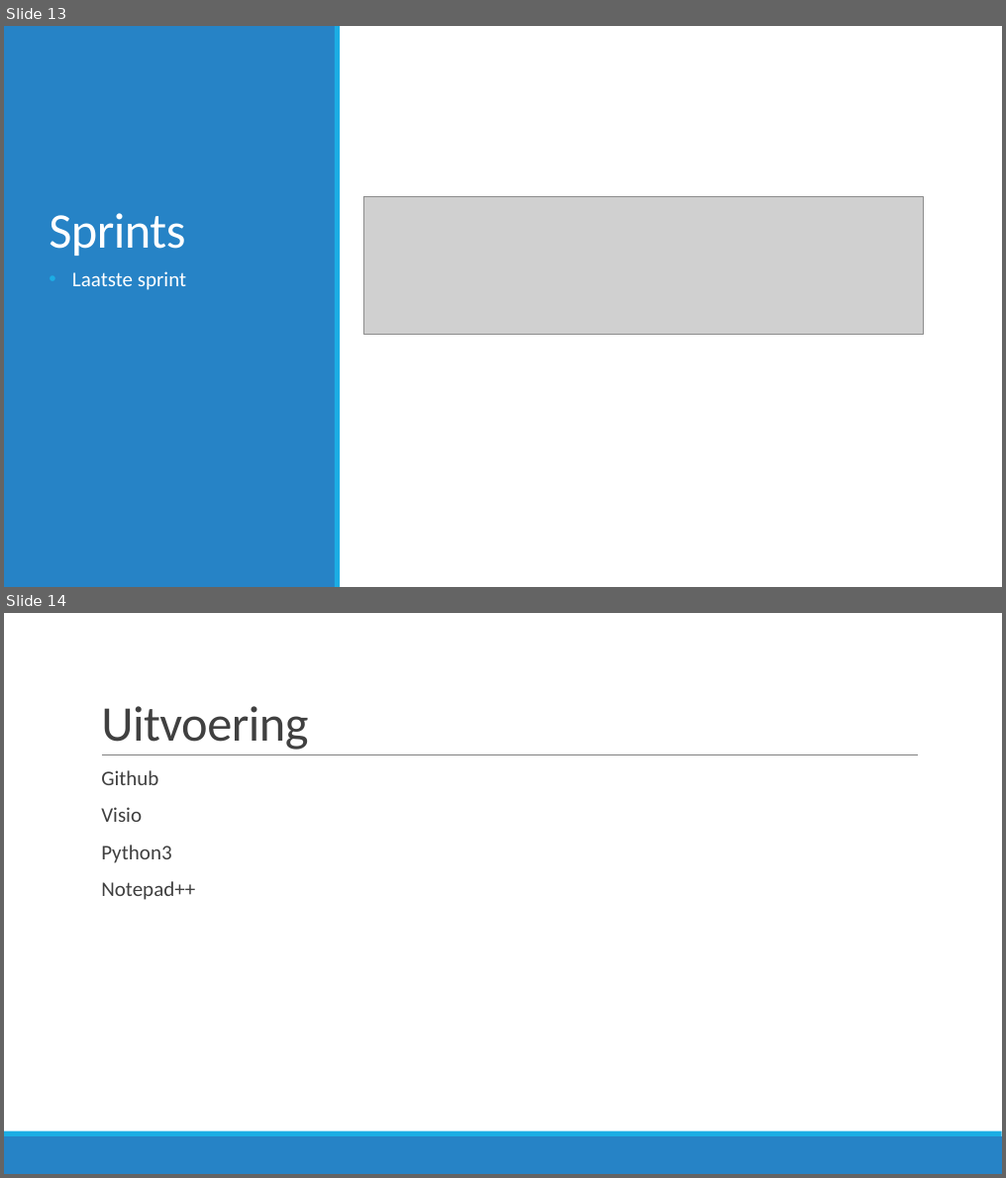
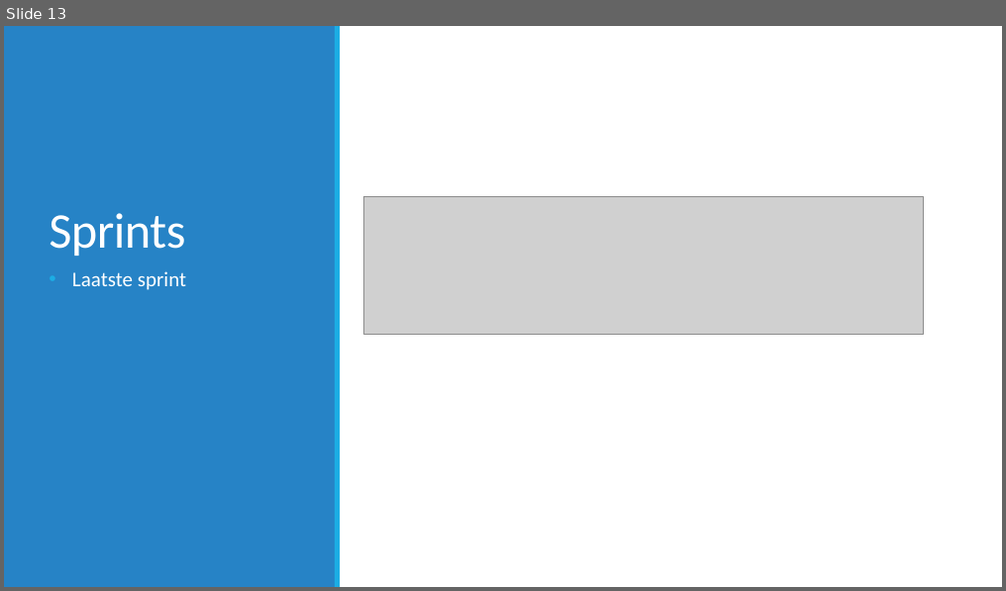
Before and after one commit to JouriTas/Projectwerk-IT-project, a slide deck: Scrum Artifacts/Sprint5/IT-Projectwerk 2022.pptx. Shown one above the other, each under a label of ours: slides 13 and 14 before the commit, slide 13 after it. The pictures are 1006x1178 and 1006x591 pixels, drawn with LibreOffice and Linux fonts; fonts in the diff are those of the drawing; grey boxes stand for pictures. Boxes give left, top, right and bottom in pixels: in the first picture for what was removed or moved away, otherwise in the second. Text is boxed around its words. In the diff, an @@ line names an element or a change of style, - is before the commit and + after.

```diff
--- a/Scrum Artifacts/Sprint5/IT-Projectwerk 2022.pptx
+++ b/Scrum Artifacts/Sprint5/IT-Projectwerk 2022.pptx
@@ slide 14 removed at <box>4,613,1002,1174</box>, background #FFFFFF @@
@@ title removed at <box>101,706,308,750</box> @@
-Uitvoering
@@ line removed from (102, 756) to (918, 756) @@
@@ text removed at <box>101,770,195,900</box> @@
-  Github
-  Visio
-  Python3
-  Notepad++
@@ rectangle removed at <box>4,1137,1002,1174</box> @@
@@ rectangle removed at <box>4,1132,1002,1137</box> @@
```
Also in this commit, not shown: 3 slides changed, 1 slide added, 1 other file.
